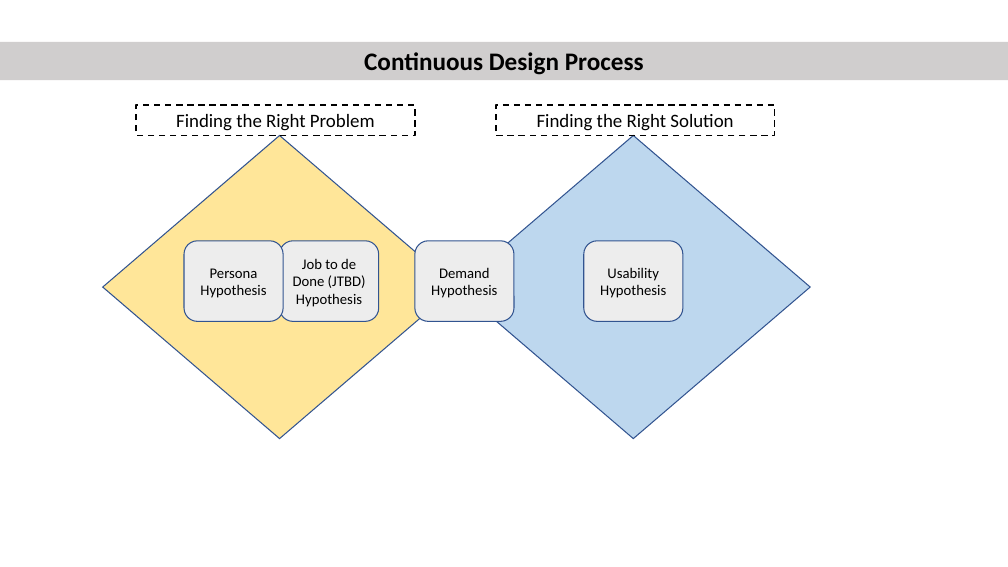
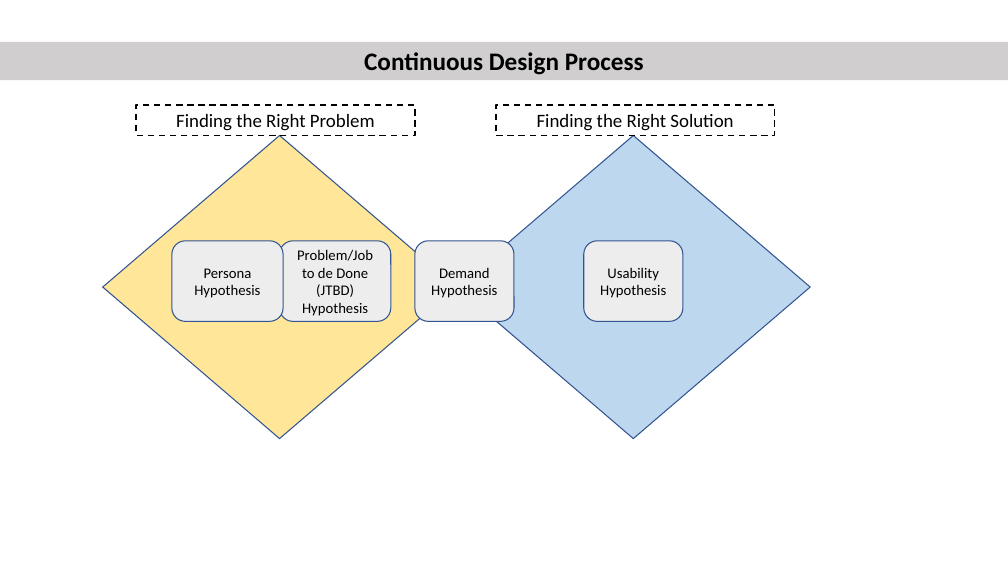
Before and after one commit to hbk91/DigitalProductManagement_Prof_AlexCowan_UVADarden, a slide deck: slide 6 of Pics_Creation.pptx. Drawn at 1008x567 pixels with LibreOffice and Linux fonts; fonts in the diff are those of the drawing. Boxes give left, top, right and bottom in pixels: in the first picture for what was removed or moved away, otherwise in the second. Text is boxed around its words. In the diff, an @@ line names an element or a change of style, - is before the commit and + after.

```diff
--- a/Pics_Creation.pptx
+++ b/Pics_Creation.pptx
@@ rounded rectangle "Persona Hypothesis": place and size @@
-rounded rectangle "Persona Hypothesis" at [184,241,283,322]
+rounded rectangle "Persona Hypothesis" at [172,241,283,322]
@@ rounded rectangle "Problem/Job to de Done (JTBD) ...": place and size @@
-rounded rectangle "Problem/Job to de Done (JTBD) ..." at [280,241,379,322]
+rounded rectangle "Problem/Job to de Done (JTBD) ..." at [280,241,391,322]
@@ text in rounded rectangle at [297,249,373,316]: text changed @@
-Job to de Done (JTBD) Hypothesis
+Problem/Job to de Done (JTBD) Hypothesis
```
Also in this commit, not shown: 1 other file.
